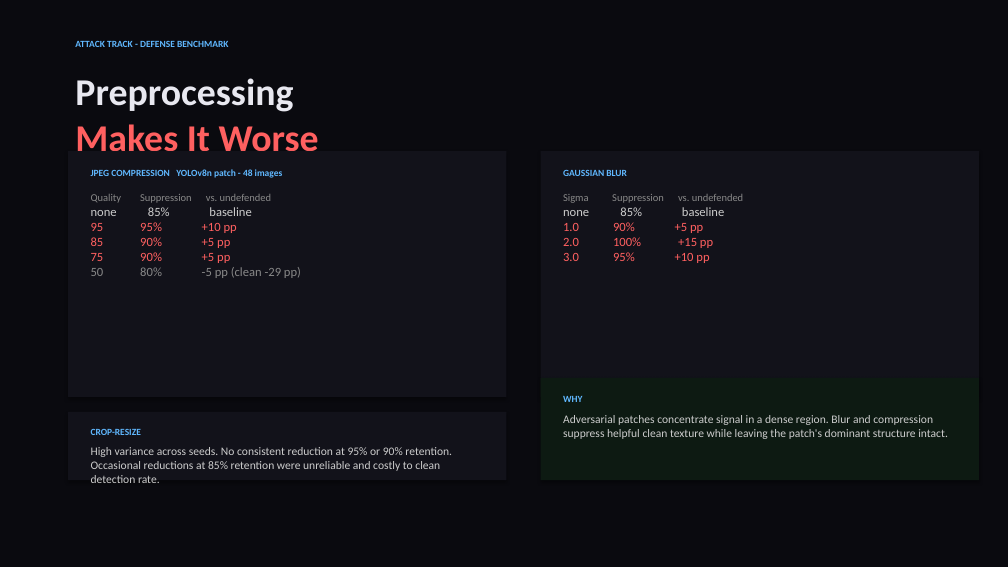
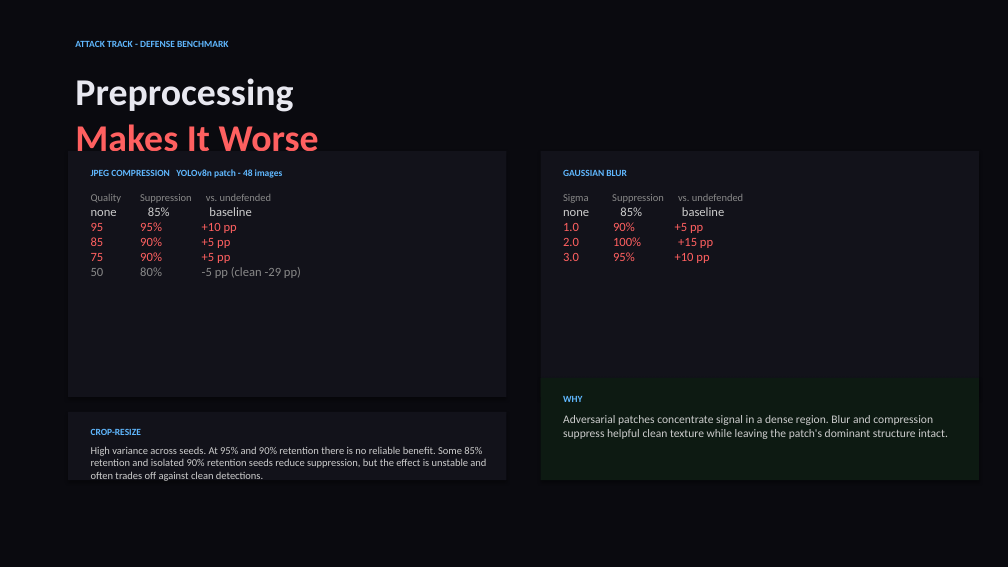
Before and after one commit to Cmaddock99/Patch_Yolo, a slide deck: slide 5 of presentation.pptx. Drawn at 1008x567 pixels with LibreOffice and Linux fonts; fonts in the diff are those of the drawing. Boxes give left, top, right and bottom in pixels: in the first picture for what was removed or moved away, otherwise in the second. Text is boxed around its words. In the diff, an @@ line names an element or a change of style, - is before the commit and + after.

```diff
--- a/presentation.pptx
+++ b/presentation.pptx
@@ text at [91,446,486,481]: text changed; size 11 to 10 pt @@
-High variance across seeds. No consistent reduction at 95% or 90% retention. Occasional reductions at 85% retention were unreliable and costly to clean detection rate.
+High variance across seeds. At 95% and 90% retention there is no reliable benefit. Some 85% retention and isolated 90% retention seeds reduce suppression, but the effect is unstable and often trades off against clean detections.
```
Also in this commit, not shown: 7 other slides changed, 5 other files.
